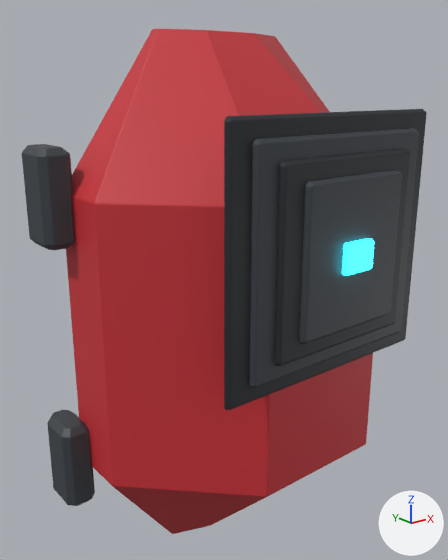
Before and after pictures for a commit that changed the FBX model Assets/Resources/ClamshellMeshes/ThighBack_Set09_Mantis.fbx.
One viewpoint serves both versions: a camera (50 mm lens) standing at (-0.536, -0.69, 0.299) and looking at (-0.038, -0.067, 0.05). Arrows for +X, +Y and +Z are at lower right; the lights stay in place. The first picture is the older version. Where no turn or scale is listed for an object, it has been applied to the vertices. Vertices at exactly the same position are counted once.

Objects in the first picture: 'ThighBack_Set09_Mantis'.
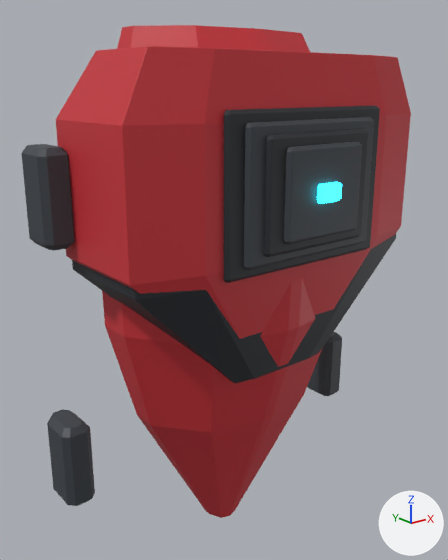
Patch to the scene script:
```diff
--- a/Assets/Resources/ClamshellMeshes/ThighBack_Set09_Mantis.fbx.py
+++ b/Assets/Resources/ClamshellMeshes/ThighBack_Set09_Mantis.fbx.py
@@ me_thighback_set09_mantis_001 @@
 # used by ob_thighback_set09_mantis; location = (0.0, 0.0, 0.0)
-me_thighback_set09_mantis_001.from_pydata(...)  # 848 vertices, 886 faces; spans x -0.265..0.265, y -0.264..0.03, z -0.365..0.365
+me_thighback_set09_mantis_001.from_pydata(...)  # 954 vertices, 990 faces; spans x -0.265..0.265, y -0.217..0.03, z -0.365..0.365
+# me_thighback_set09_mantis_001 part 1: the loose piece of 84 vertices spanning x -0.133..0.133, y -0.235..-0.225, z -0.016..0.25 is scaled about its middle by (0.943, 0.939, 0.694), then moved by (0.0, 0.054, 0.066), in mat_dark (black #23272d)
+# me_thighback_set09_mantis_001 part 2: the loose piece of 84 vertices spanning x -0.106..0.106, y -0.245..-0.235, z 0.005..0.228 is scaled about its middle by (0.986, 0.939, 0.713), then moved by (0.0, 0.055, 0.066), in mat_frame (dark grey #3a3f45)
+# me_thighback_set09_mantis_001 part 3: the loose piece of 84 vertices spanning x -0.078..0.078, y -0.255..-0.245, z 0.027..0.206 is scaled about its middle by (1.06, 0.939, 0.742), then moved by (0.0, 0.056, 0.066), in mat_dark (black #23272d)
+# me_thighback_set09_mantis_001 part 4: the loose piece of 84 vertices spanning x -0.024..0.024, y -0.264..-0.255, z 0.099..0.135 is scaled about its middle by (0.76, 0.933, 0.565), then moved by (0.0, 0.047, 0.066)
+# me_thighback_set09_mantis_001 part 5: the loose piece of 96 vertices spanning x -0.23..0.23, y -0.22..0.0, z -0.365..0.365 is rebuilt with 86 vertices and now spans x -0.189..0.189, y -0.172..0.0, z -0.365..0.365
+# me_thighback_set09_mantis_001 part 6: a new loose piece of 84 vertices spanning x -0.061..0.061, y -0.208..-0.199, z 0.129..0.236, in mat_frame (dark grey #3a3f45)
+# me_thighback_set09_mantis_001 part 7: a new loose piece of 56 vertices spanning x -0.223..0.223, y -0.167..0.0, z -0.062..0.318, in mat_dark (black #23272d)
+# me_thighback_set09_mantis_001 part 8: a new loose piece of 56 vertices spanning x -0.23..0.23, y -0.172..0.0, z -0.044..0.336, in mat_shell (red #c83038)
+# me_thighback_set09_mantis_001 part 9: 304 vertices removed from x -0.265..0.265, y -0.225..0.03, z -0.233..0.272; 224 vertices added at x -0.265..0.265, y -0.03..0.03, z -0.233..0.233
 me_thighback_set09_mantis_001.materials.append(mat_shell)
```

Where the change shows, as pixel boxes (x1, y1, x2, y2) in the pictures (448 x 560 px; the box of a moved part takes in the faces that stretch with it):
'ThighBack_Set09_Mantis', reshaped: before (22, 29, 427, 534); after (21, 25, 411, 518)
part 1 of me_thighback_set09_mantis_001, moved or reshaped: before (249, 128, 419, 388); after (224, 105, 380, 283)
part 2 of me_thighback_set09_mantis_001, moved or reshaped: before (274, 149, 410, 366); after (244, 117, 374, 270)
part 3 of me_thighback_set09_mantis_001, moved or reshaped: before (299, 170, 402, 344); after (264, 129, 368, 257)
part 4 of me_thighback_set09_mantis_001, moved or reshaped: before (342, 238, 374, 276); after (317, 182, 342, 204)
part 5 of me_thighback_set09_mantis_001, rebuilt: before (66, 29, 373, 534); after (102, 25, 322, 518)
part 6 of me_thighback_set09_mantis_001, added: after (284, 142, 362, 244)
part 7 of me_thighback_set09_mantis_001, added (black): after (72, 232, 397, 383)
part 8 of me_thighback_set09_mantis_001, added (red): after (56, 46, 411, 339)
part 9 of me_thighback_set09_mantis_001, moved or reshaped: before (22, 109, 427, 506); after (21, 145, 342, 506)
